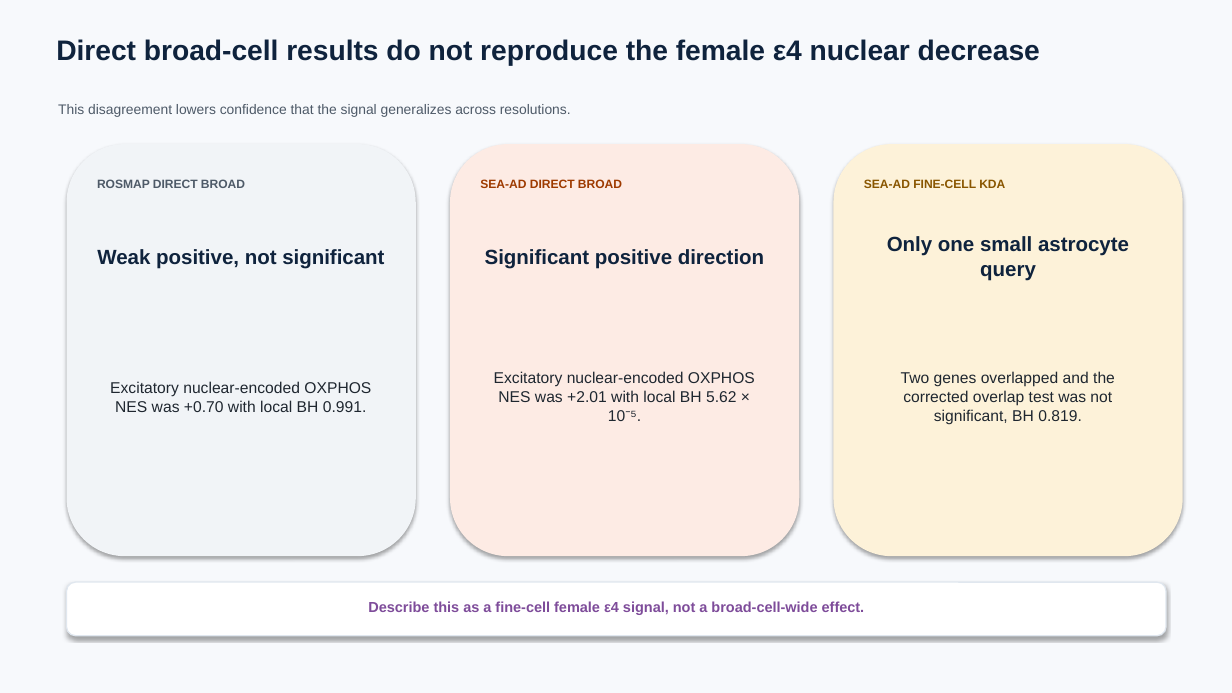
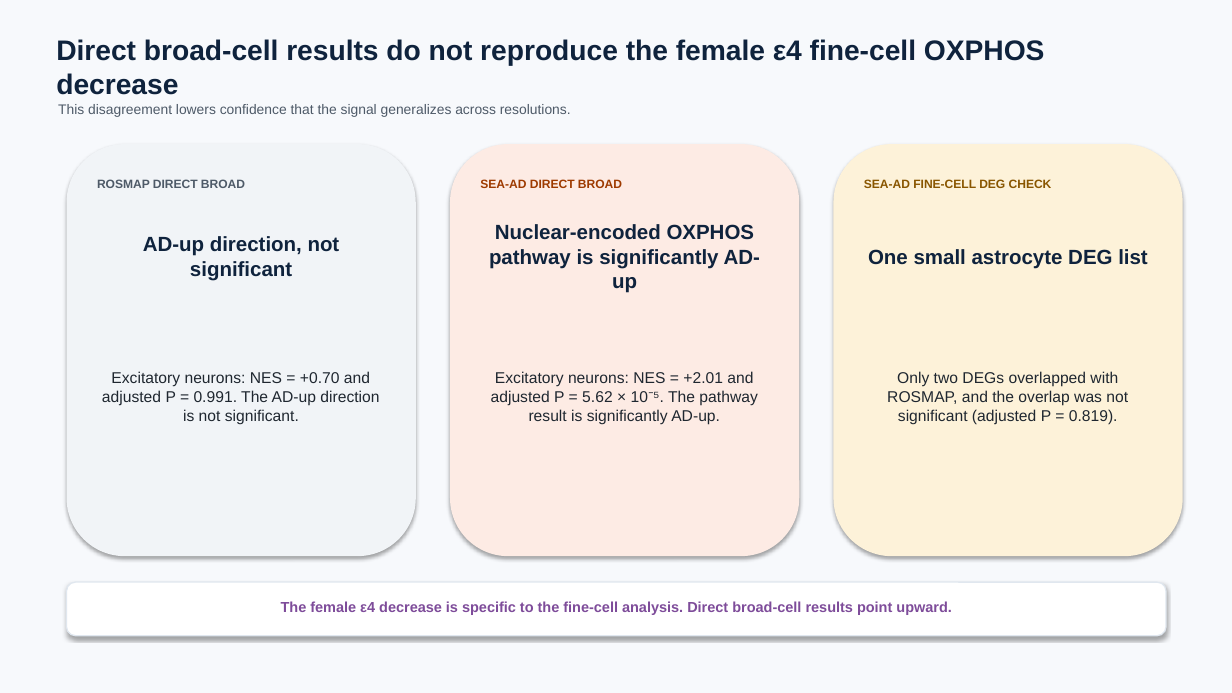
Before and after one commit to ericzhuang2010/alzheimer, a slide deck: slide 73 of docs/presentations/09162026/09162026_sex_apoe_kda_fine_broad bak4.pptx (slide 65 before the commit). Drawn at 1232x693 pixels with LibreOffice and Linux fonts; fonts in the diff are those of the drawing. Boxes give left, top, right and bottom in pixels: in the first picture for what was removed or moved away, otherwise in the second. Text is boxed around its words. In the diff, an @@ line names an element or a change of style, - is before the commit and + after.

```diff
--- a/docs/presentations/09162026/09162026_sex_apoe_kda_fine_broad bak4.pptx
+++ b/docs/presentations/09162026/09162026_sex_apoe_kda_fine_broad bak4.pptx
@@ text at [56, 39, 1045, 95]: text changed @@
-Direct broad-cell results do not reproduce the female ε4 nuclear decrease
+Direct broad-cell results do not reproduce the female ε4 fine-cell OXPHOS decrease
@@ text at [864, 179, 1052, 188]: text changed @@
-SEA-AD FINE-CELL KDA
+SEA-AD FINE-CELL DEG CHECK
@@ text at [143, 236, 340, 281]: text changed @@
-Weak positive, not significant
+AD-up direction, not significant
@@ text at [489, 224, 760, 293]: text changed @@
-Significant positive direction
+Nuclear-encoded OXPHOS pathway is significantly AD-up
@@ text at [868, 249, 1148, 269]: text changed @@
-Only one small astrocyte query
+One small astrocyte DEG list
@@ text at [102, 371, 379, 424]: text changed @@
-Excitatory nuclear-encoded OXPHOS NES was +0.70 with local BH 0.991.
+Excitatory neurons: NES = +0.70 and adjusted P = 0.991. The AD-up direction is not significant.
@@ text at [491, 371, 757, 424]: text changed @@
-Excitatory nuclear-encoded OXPHOS NES was +2.01 with local BH 5.62 × 10⁻⁵.
+Excitatory neurons: NES = +2.01 and adjusted P = 5.62 × 10⁻⁵. The pathway result is significantly AD-up.
@@ text at [887, 371, 1128, 424]: text changed @@
-Two genes overlapped and the corrected overlap test was not significant, BH 0.819.
+Only two DEGs overlapped with ROSMAP, and the overlap was not significant (adjusted P = 0.819).
@@ text at [281, 601, 952, 615]: text changed @@
-Describe this as a fine-cell female ε4 signal, not a broad-cell-wide effect.
+The female ε4 decrease is specific to the fine-cell analysis. Direct broad-cell results point upward.
```
Also in this commit, not shown: 37 other slides changed, 9 slides added, 13 slides removed, 17 other files.
